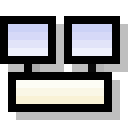
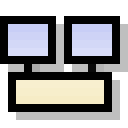
Layer changes from the first 128 × 128 image to the second:
pixels changed over <box>8,24,112,104</box> (layer not identified)
